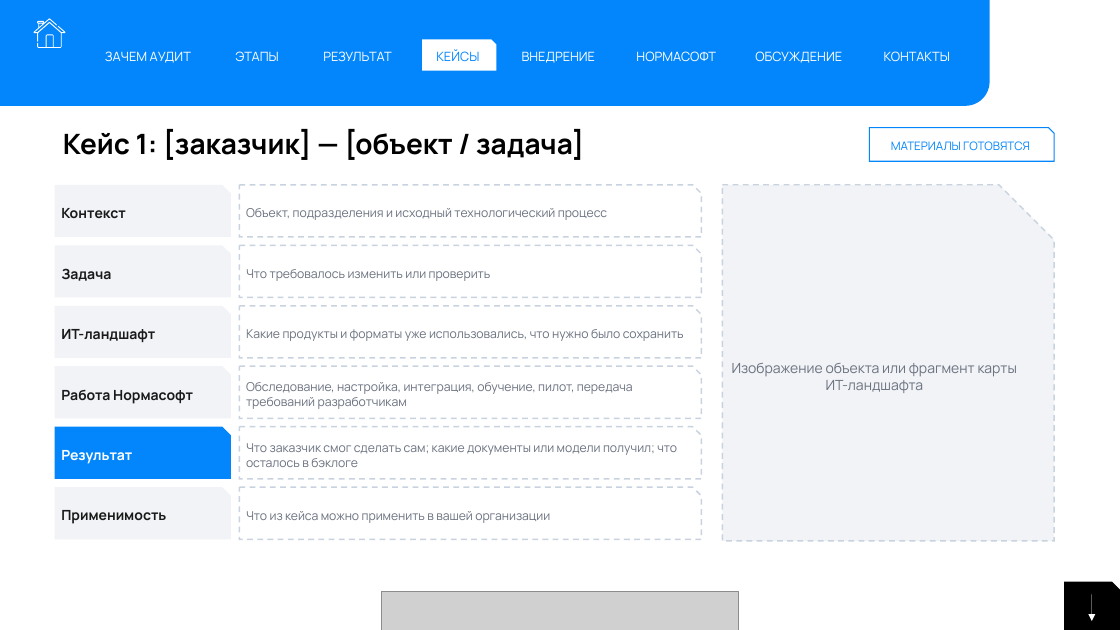
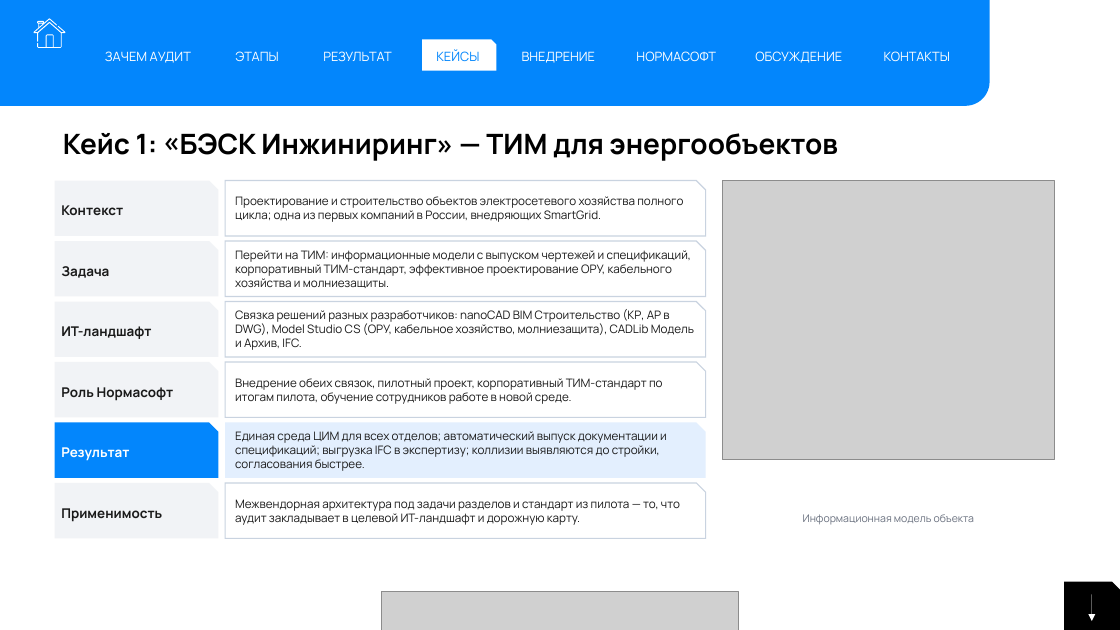
Before and after one commit to ivbor-24/fed_dis_calc, a slide deck: slide 20 of research/audit/Audit_IT_landshafta.pptx. Drawn at 1120x630 pixels with LibreOffice and Linux fonts; fonts in the diff are those of the drawing; grey boxes stand for pictures. Boxes give left, top, right and bottom in pixels: in the first picture for what was removed or moved away, otherwise in the second. Text is boxed around its words. In the diff, an @@ line names an element or a change of style, - is before the commit and + after.

```diff
--- a/research/audit/Audit_IT_landshafta.pptx
+++ b/research/audit/Audit_IT_landshafta.pptx
@@ text at <box>63,133,838,161</box>: text changed @@
-Кейс 1: [заказчик] — [объект / задача]
+Кейс 1: «БЭСК Инжиниринг» — ТИМ для энергообъектов
@@ snip rect removed at <box>870,128,1054,161</box> @@
-МАТЕРИАЛЫ ГОТОВЯТСЯ
@@ snip rect "Контекст": place and size @@
-snip rect "Контекст" at <box>55,185,231,237</box>
+snip rect "Контекст" at <box>55,181,218,236</box>
@@ snip rect added at <box>225,181,706,236</box>, outline #C9D3E0 1 pt @@
@@ text added at <box>235,196,683,222</box>, 10 pt, text #1A1A1A @@
+Проектирование и строительство объектов электросетевого хозяйства полного цикла; одна из первых компаний в России, внедряющих SmartGrid.
@@ snip rect removed at <box>239,185,702,237</box> @@
-Объект, подразделения и исходный технологический процесс
@@ snip rect removed at <box>723,185,1054,541</box> @@
-Изображение объекта или фрагмент карты ИТ-ландшафта
@@ picture added at <box>723,181,1054,460</box> @@
@@ snip rect "Задача": place and size @@
-snip rect "Задача" at <box>55,245,231,297</box>
+snip rect "Задача" at <box>55,241,218,297</box>
@@ snip rect added at <box>225,241,706,297</box>, outline #C9D3E0 1 pt @@
@@ text added at <box>235,250,691,288</box>, 10 pt, text #1A1A1A @@
+Перейти на ТИМ: информационные модели с выпуском чертежей и спецификаций, корпоративный ТИМ-стандарт, эффективное проектирование ОРУ, кабельного хозяйства и молниезащиты.
@@ snip rect removed at <box>239,245,702,297</box> @@
-Что требовалось изменить или проверить
@@ snip rect "ИТ-ландшафт": place and size @@
-snip rect "ИТ-ландшафт" at <box>55,306,231,358</box>
+snip rect "ИТ-ландшафт" at <box>55,302,218,357</box>
@@ snip rect added at <box>225,302,706,357</box>, outline #C9D3E0 1 pt @@
@@ text added at <box>235,309,694,350</box>, 10 pt, text #1A1A1A @@
+Связка решений разных разработчиков: nanoCAD BIM Строительство (КР, АР в DWG), Model Studio CS (ОРУ, кабельное хозяйство, молниезащита), CADLib Модель и Архив, IFC.
@@ snip rect removed at <box>239,306,702,358</box> @@
-Какие продукты и форматы уже использовались, что нужно было сохранить
@@ snip rect "Роль Нормасофт": place and size @@
-snip rect "Роль Нормасофт" at <box>55,366,231,418</box>
+snip rect "Роль Нормасофт" at <box>55,362,218,418</box>
@@ text in snip rect at <box>61,387,174,401</box>: text changed; size 12 to 11.5 pt @@
-Работа Нормасофт
+Роль Нормасофт
@@ snip rect added at <box>225,362,706,418</box>, outline #C9D3E0 1 pt @@
@@ text added at <box>235,378,663,404</box>, 10 pt, text #1A1A1A @@
+Внедрение обеих связок, пилотный проект, корпоративный ТИМ-стандарт по итогам пилота, обучение сотрудников работе в новой среде.
@@ snip rect removed at <box>239,366,702,418</box> @@
-Обследование, настройка, интеграция, обучение, пилот, передача требований разработчикам
@@ size 12 to 11.5 pt in 5 elements at <box>55,241,218,297</box>, <box>55,483,218,539</box>, <box>55,181,218,236</box>, <box>55,302,218,357</box>, <box>55,423,218,478</box> @@
@@ snip rect "Результат": place and size @@
-snip rect "Результат" at <box>55,427,231,479</box>
+snip rect "Результат" at <box>55,423,218,478</box>
@@ snip rect added at <box>225,423,706,478</box>, fill #E3EFFE @@
@@ text added at <box>235,431,667,471</box>, 10 pt, text #1A1A1A @@
+Единая среда ЦИМ для всех отделов; автоматический выпуск документации и спецификаций; выгрузка IFC в экспертизу; коллизии выявляются до стройки, согласования быстрее.
@@ snip rect removed at <box>239,427,702,479</box> @@
-Что заказчик смог сделать сам; какие документы или модели получил; что осталось в бэклоге
@@ snip rect "Применимость": place and size @@
-snip rect "Применимость" at <box>55,487,231,539</box>
+snip rect "Применимость" at <box>55,483,218,539</box>
@@ snip rect added at <box>225,483,706,539</box>, outline #C9D3E0 1 pt @@
@@ text added at <box>235,499,680,525</box>, 10 pt, text #1A1A1A @@
+Межвендорная архитектура под задачи разделов и стандарт из пилота — то, что аудит закладывает в целевой ИТ-ландшафт и дорожную карту.
@@ snip rect removed at <box>239,487,702,539</box> @@
-Что из кейса можно применить в вашей организации
@@ text added at <box>803,514,974,525</box>, 9 pt, text #6B7280 @@
+Информационная модель объекта
```
Also in this commit, not shown: 2 other slides changed, 3 other files.
